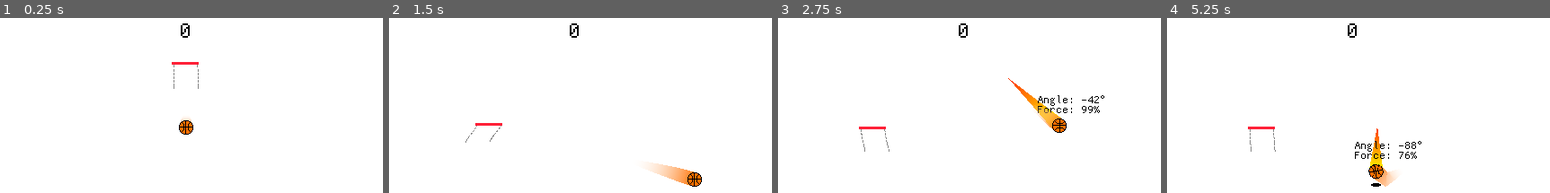
Above: before the commit, frames 1-4 (left to right).
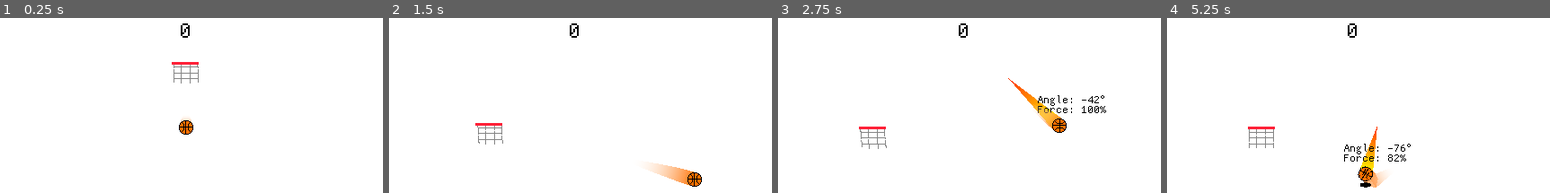
Above: after the commit, the same moments.

Repository: jol-tm/basketball
Game: Godot game, scene res://scenes/game.tscn
Same seed, same stepped clock (60 frames per second), same inputs: the game is played once before the commit and once after it.
Inputs (mouse positions are in pixels of both pictures, inside the frame that each line leads up to):
- Up to frame 1 (0.25 s): no input
- Up to frame 2 (1.5 s): move the mouse to (664, 114) at 0.52 s; press the mouse at (664, 114) at 0.53 s; move the mouse to (503, 137) at 1.27 s; release the mouse at (503, 137) at 1.28 s; click (503, 137) at 1.35 s
- Up to frame 3 (2.75 s): move the mouse to (1007, 77) at 2.02 s; press the mouse at (1007, 77) at 2.03 s
- Up to frame 4 (5.25 s): move the mouse to (1339, 168) at 2.77 s; release the mouse at (1339, 168) at 2.78 s; click (1339, 168) at 2.85 s; move the mouse to (1473, 158) at 3.52 s; press the mouse at (1473, 158) at 3.53 s; move the mouse to (1243, 93) at 4.27 s; release the mouse at (1243, 93) at 4.28 s; click (1243, 93) at 4.35 s; move the mouse to (1377, 126) at 5.02 s; press the mouse at (1377, 126) at 5.03 s

The runs differ from the first frame. In frame 1, 0.2% of the frame differs, in the area x 45-52%, y 26-41%; in frame 2, 0.2%; in frame 3, 0.3%; in frame 4, 2.1%, in the area x 21-67%, y 62-97%.

Commit message:
Add files via upload

Diff:
--- a/scenes/basket.tscn
+++ b/scenes/basket.tscn
@@ -28,10 +28,10 @@
 node_a = NodePath("../../..")
 node_b = NodePath("../Net Segment")
 bias = 0.7
-softness = 1.0
+softness = 0.5
 
 [node name="Net Segment" type="RigidBody2D" parent="Net/Left"]
-mass = 0.5
+mass = 0.1
 
 [node name="Line2D" type="Line2D" parent="Net/Left/Net Segment"]
 position = Vector2(1, 0)
@@ -49,11 +49,11 @@
 node_a = NodePath("..")
 node_b = NodePath("../../Net Segment2")
 bias = 0.7
-softness = 1.0
+softness = 0.5
 
 [node name="Net Segment2" type="RigidBody2D" parent="Net/Left"]
 position = Vector2(0, 2.5)
-mass = 0.5
+mass = 0.1
 
 [node name="Line2D" type="Line2D" parent="Net/Left/Net Segment2"]
 position = Vector2(1, 0)
@@ -71,11 +71,11 @@
 node_a = NodePath("..")
 node_b = NodePath("../../Net Segment3")
 bias = 0.7
-softness = 1.0
+softness = 0.5
 
 [node name="Net Segment3" type="RigidBody2D" parent="Net/Left"]
 position = Vector2(0, 5.5)
-mass = 0.5
+mass = 0.1
 
 [node name="Line2D" type="Line2D" parent="Net/Left/Net Segment3"]
 position = Vector2(1, 0)
@@ -93,11 +93,11 @@
 node_a = NodePath("..")
 node_b = NodePath("../../Net Segment4")
 bias = 0.7
-softness = 1.0
+softness = 0.5
 
 [node name="Net Segment4" type="RigidBody2D" parent="Net/Left"]
 position = Vector2(0, 8.5)
-mass = 0.5
+mass = 0.1
 
 [node name="Line2D" type="Line2D" parent="Net/Left/Net Segment4"]
 position = Vector2(1, 0)
@@ -115,11 +115,11 @@
 node_a = NodePath("..")
 node_b = NodePath("../../Net Segment5")
 bias = 0.7
-softness = 1.0
+softness = 0.5
 
 [node name="Net Segment5" type="RigidBody2D" parent="Net/Left"]
 position = Vector2(0, 11.5)
-mass = 0.5
+mass = 0.1
 
 [node name="Line2D" type="Line2D" parent="Net/Left/Net Segment5"]
 position = Vector2(1, 0)
@@ -137,11 +137,11 @@
 node_a = NodePath("..")
 node_b = NodePath("../../Net Segment6")
 bias = 0.7
-softness = 1.0
+softness = 0.5
 
 [node name="Net Segment6" type="RigidBody2D" parent="Net/Left"]
 position = Vector2(0, 14.5)
-mass = 0.5
+mass = 0.1
 
 [node name="Line2D" type="Line2D" parent="Net/Left/Net Segment6"]
 position = Vector2(1, 0)
@@ -159,11 +159,11 @@
 node_a = NodePath("..")
 node_b = NodePath("../../Net Segment7")
 bias = 0.7
-softness = 1.0
+softness = 0.5
 
 [node name="Net Segment7" type="RigidBody2D" parent="Net/Left"]
 position = Vector2(0, 17.5)
-mass = 0.5
+mass = 0.1
 
 [node name="Line2D" type="Line2D" parent="Net/Left/Net Segment7"]
 position = Vector2(1, 0)
@@ -184,10 +184,10 @@
 node_a = NodePath("../../..")
 node_b = NodePath("../Net Segment")
 bias = 0.7
-softness = 1.0
+softness = 0.5
 
 [node name="Net Segment" type="RigidBody2D" parent="Net/Right"]
-mass = 0.5
+mass = 0.1
 
 [node name="Line2D" type="Line2D" parent="Net/Right/Net Segment"]
 position = Vector2(1, 0)
@@ -209,7 +209,7 @@
 
 [node name="Net Segment2" type="RigidBody2D" parent="Net/Right"]
 position = Vector2(0, 2.5)
-mass = 0.5
+mass = 0.1
 
 [node name="Line2D" type="Line2D" parent="Net/Right/Net Segment2"]
 position = Vector2(1, 0)
@@ -227,11 +227,11 @@
 node_a = NodePath("..")
 node_b = NodePath("../../Net Segment3")
 bias = 0.7
-softness = 1.0
+softness = 0.5
 
 [node name="Net Segment3" type="RigidBody2D" parent="Net/Right"]
 position = Vector2(0, 5.5)
-mass = 0.5
+mass = 0.1
 
 [node name="Line2D" type="Line2D" parent="Net/Right/Net Segment3"]
 position = Vector2(1, 0)
@@ -249,11 +249,11 @@
 node_a = NodePath("..")
 node_b = NodePath("../../Net Segment4")
 bias = 0.7
-softness = 1.0
+softness = 0.5
 
 [node name="Net Segment4" type="RigidBody2D" parent="Net/Right"]
 position = Vector2(0, 8.5)
-mass = 0.5
+mass = 0.1
 
 [node name="Line2D" type="Line2D" parent="Net/Right/Net Segment4"]
 position = Vector2(1, 0)
@@ -271,11 +271,11 @@
 node_a = NodePath("..")
 node_b = NodePath("../../Net Segment5")
 bias = 0.7
-softness = 1.0
+softness = 0.5
 
 [node name="Net Segment5" type="RigidBody2D" parent="Net/Right"]
 position = Vector2(0, 11.5)
-mass = 0.5
+mass = 0.1
 
 [node name="Line2D" type="Line2D" parent="Net/Right/Net Segment5"]
 position = Vector2(1, 0)
@@ -293,11 +293,11 @@
 node_a = NodePath("..")
 node_b = NodePath("../../Net Segment6")
 bias = 0.7
-softness = 1.0
+softness = 0.5
 
 [node name="Net Segment6" type="RigidBody2D" parent="Net/Right"]
 position = Vector2(0, 14.5)
-mass = 0.5
+mass = 0.1
 
 [node name="Line2D" type="Line2D" parent="Net/Right/Net Segment6"]
 position = Vector2(1, 0)
@@ -315,11 +315,11 @@
 node_a = NodePath("..")
 node_b = NodePath("../../Net Segment7")
 bias = 0.7
-softness = 1.0
+softness = 0.5
 
 [node name="Net Segment7" type="RigidBody2D" parent="Net/Right"]
 position = Vector2(0, 17.5)
-mass = 0.5
+mass = 0.1
 
 [node name="Line2D" type="Line2D" parent="Net/Right/Net Segment7"]
 position = Vector2(1, 0)
@@ -330,6 +330,358 @@
 [node name="CollisionShape2D" type="CollisionShape2D" parent="Net/Right/Net Segment7"]
 position = Vector2(2, 1.5)
 shape = SubResource("RectangleShape2D_dmeff")
+
+[node name="Middle Horizontal" type="Node2D" parent="Net"]
+
+[node name="Net Segment" type="RigidBody2D" parent="Net/Middle Horizontal"]
+position = Vector2(5, 4)
+mass = 0.1
+
+[node name="Line2D" type="Line2D" parent="Net/Middle Horizontal/Net Segment"]
+position = Vector2(1, 0)
+points = PackedVector2Array(-4.5, 0, 23, 0)
+width = 1.0
+default_color = Color(0.529067, 0.529067, 0.529067, 1)
+
+[node name="PinJoint2D" type="PinJoint2D" parent="Net/Middle Horizontal/Net Segment"]
+position = Vector2(-3, 2.38419e-07)
+scale = Vector2(0.1, 0.1)
+node_a = NodePath("../../../Left/Net Segment2")
+node_b = NodePath("..")
+bias = 0.7
+softness = 0.5
+
+[node name="PinJoint2D2" type="PinJoint2D" parent="Net/Middle Horizontal/Net Segment"]
+position = Vector2(23.5, 0)
+scale = Vector2(0.1, 0.1)
+node_a = NodePath("../../../Right/Net Segment2")
+node_b = NodePath("..")
+bias = 0.7
+softness = 0.5
+
+[node name="Net Segment2" type="RigidBody2D" parent="Net/Middle Horizontal"]
+position = Vector2(5, 10)
+mass = 0.1
+
+[node name="Line2D" type="Line2D" parent="Net/Middle Horizontal/Net Segment2"]
+position = Vector2(1, 0)
+points = PackedVector2Array(-4.5, 0, 23, 0)
+width = 1.0
+default_color = Color(0.529067, 0.529067, 0.529067, 1)
+
+[node name="PinJoint2D" type="PinJoint2D" parent="Net/Middle Horizontal/Net Segment2"]
+position = Vector2(-3, 2.38419e-07)
+scale = Vector2(0.1, 0.1)
+node_a = NodePath("../../../Left/Net Segment4")
+node_b = NodePath("..")
+bias = 0.7
+softness = 0.5
+
+[node name="PinJoint2D2" type="PinJoint2D" parent="Net/Middle Horizontal/Net Segment2"]
+position = Vector2(23.5, 0)
+scale = Vector2(0.1, 0.1)
+node_a = NodePath("..")
+node_b = NodePath("../../../Right/Net Segment4")
+bias = 0.7
+softness = 0.5
+
+[node name="Net Segment3" type="RigidBody2D" parent="Net/Middle Horizontal"]
+position = Vector2(5, 16)
+mass = 0.1
+
+[node name="Line2D" type="Line2D" parent="Net/Middle Horizontal/Net Segment3"]
+position = Vector2(1, 0)
+points = PackedVector2Array(-4.5, 0, 23, 0)
+width = 1.0
+default_color = Color(0.529067, 0.529067, 0.529067, 1)
+
+[node name="PinJoint2D" type="PinJoint2D" parent="Net/Middle Horizontal/Net Segment3"]
+position = Vector2(-3, 2.38419e-07)
+scale = Vector2(0.1, 0.1)
+node_a = NodePath("../../../Left/Net Segment6")
+node_b = NodePath("..")
+bias = 0.7
+softness = 0.5
+
+[node name="PinJoint2D2" type="PinJoint2D" parent="Net/Middle Horizontal/Net Segment3"]
+position = Vector2(23.5, 0)
+scale = Vector2(0.1, 0.1)
+node_a = NodePath("../../../Right/Net Segment6")
+node_b = NodePath("..")
+bias = 0.7
+softness = 0.5
+
+[node name="Vertical Middle Left" type="Node2D" parent="Net"]
+position = Vector2(8, 0)
+
+[node name="PinJoint2D" type="PinJoint2D" parent="Net/Vertical Middle Left"]
+position = Vector2(2, 0)
+scale = Vector2(0.1, 0.1)
+node_a = NodePath("../../..")
+node_b = NodePath("../Net Segment4")
+bias = 0.7
+softness = 7.0
+
+[node name="PinJoint2D2" type="PinJoint2D" parent="Net/Vertical Middle Left"]
+position = Vector2(2, 10)
+scale = Vector2(0.1, 0.1)
+node_a = NodePath("../Net Segment10")
+node_b = NodePath("../../Middle Horizontal/Net Segment3")
+bias = 0.7
+softness = 7.0
+
+[node name="Net Segment4" type="RigidBody2D" parent="Net/Vertical Middle Left"]
+mass = 0.1
+
+[node name="Line2D" type="Line2D" parent="Net/Vertical Middle Left/Net Segment4"]
+position = Vector2(1, 0)
+points = PackedVector2Array(1, 0, 1, 3)
+width = 1.0
+default_color = Color(0.529067, 0.529067, 0.529067, 1)
+
+[node name="PinJoint2D" type="PinJoint2D" parent="Net/Vertical Middle Left/Net Segment4"]
+position = Vector2(2, 3)
+scale = Vector2(0.11, 0.11)
+node_a = NodePath("..")
+node_b = NodePath("../../Net Segment5")
+bias = 0.7
+softness = 7.0
+
+[node name="Net Segment5" type="RigidBody2D" parent="Net/Vertical Middle Left"]
+position = Vector2(0, 2.5)
+mass = 0.1
+
+[node name="Line2D" type="Line2D" parent="Net/Vertical Middle Left/Net Segment5"]
+position = Vector2(1, 0)
+points = PackedVector2Array(1, 0, 1, 3)
+width = 1.0
+default_color = Color(0.529067, 0.529067, 0.529067, 1)
+
+[node name="PinJoint2D" type="PinJoint2D" parent="Net/Vertical Middle Left/Net Segment5"]
+position = Vector2(2, 3)
+scale = Vector2(0.1, 0.1)
+node_a = NodePath("..")
+node_b = NodePath("../../Net Segment6")
+bias = 0.7
+softness = 7.0
+
+[node name="Net Segment6" type="RigidBody2D" parent="Net/Vertical Middle Left"]
+position = Vector2(0, 5.5)
+mass = 0.1
+
+[node name="Line2D" type="Line2D" parent="Net/Vertical Middle Left/Net Segment6"]
+position = Vector2(1, 0)
+points = PackedVector2Array(1, 0, 1, 3)
+width = 1.0
+default_color = Color(0.529067, 0.529067, 0.529067, 1)
+
+[node name="PinJoint2D" type="PinJoint2D" parent="Net/Vertical Middle Left/Net Segment6"]
+position = Vector2(2, 3)
+scale = Vector2(0.1, 0.1)
+node_a = NodePath("..")
+node_b = NodePath("../../Net Segment7")
+bias = 0.7
+softness = 7.0
+
+[node name="Net Segment7" type="RigidBody2D" parent="Net/Vertical Middle Left"]
+position = Vector2(0, 8.5)
+mass = 0.1
+
+[node name="Line2D" type="Line2D" parent="Net/Vertical Middle Left/Net Segment7"]
+position = Vector2(1, 0)
+points = PackedVector2Array(1, 0, 1, 3)
+width = 1.0
+default_color = Color(0.529067, 0.529067, 0.529067, 1)
+
+[node name="PinJoint2D" type="PinJoint2D" parent="Net/Vertical Middle Left/Net Segment7"]
+position = Vector2(2, 3)
+scale = Vector2(0.1, 0.1)
+node_a = NodePath("..")
+node_b = NodePath("../../Net Segment8")
+bias = 0.7
+softness = 7.0
+
+[node name="Net Segment8" type="RigidBody2D" parent="Net/Vertical Middle Left"]
+position = Vector2(0, 11.5)
+mass = 0.1
+
+[node name="Line2D" type="Line2D" parent="Net/Vertical Middle Left/Net Segment8"]
+position = Vector2(1, 0)
+points = PackedVector2Array(1, 0, 1, 3)
+width = 1.0
+default_color = Color(0.529067, 0.529067, 0.529067, 1)
+
+[node name="PinJoint2D" type="PinJoint2D" parent="Net/Vertical Middle Left/Net Segment8"]
+position = Vector2(2, 3)
+scale = Vector2(0.1, 0.1)
+node_a = NodePath("..")
+node_b = NodePath("../../Net Segment9")
+bias = 0.7
+softness = 7.0
+
+[node name="Net Segment9" type="RigidBody2D" parent="Net/Vertical Middle Left"]
+position = Vector2(0, 14.5)
+mass = 0.1
+
+[node name="Line2D" type="Line2D" parent="Net/Vertical Middle Left/Net Segment9"]
+position = Vector2(1, 0)
+points = PackedVector2Array(1, 0, 1, 3)
+width = 1.0
+default_color = Color(0.529067, 0.529067, 0.529067, 1)
+
+[node name="PinJoint2D" type="PinJoint2D" parent="Net/Vertical Middle Left/Net Segment9"]
+position = Vector2(2, 3)
+scale = Vector2(0.1, 0.1)
+node_a = NodePath("..")
+node_b = NodePath("../../Net Segment10")
+bias = 0.7
+softness = 7.0
+
+[node name="Net Segment10" type="RigidBody2D" parent="Net/Vertical Middle Left"]
+position = Vector2(0, 17.5)
+mass = 0.1
+
+[node name="Line2D" type="Line2D" parent="Net/Vertical Middle Left/Net Segment10"]
+position = Vector2(1, 0)
+points = PackedVector2Array(1, 0, 1, 3)
+width = 1.0
+default_color = Color(0.529067, 0.529067, 0.529067, 1)
+
+[node name="Vertical Middle Right" type="Node2D" parent="Net"]
+position = Vector2(18, 0)
+
+[node name="PinJoint2D" type="PinJoint2D" parent="Net/Vertical Middle Right"]
+position = Vector2(2, 0)
+scale = Vector2(0.1, 0.1)
+node_a = NodePath("../../..")
+node_b = NodePath("../Net Segment4")
+bias = 0.7
+softness = 7.0
+
+[node name="PinJoint2D2" type="PinJoint2D" parent="Net/Vertical Middle Right"]
+position = Vector2(2, 10)
+scale = Vector2(0.1, 0.1)
+node_a = NodePath("../Net Segment10")
+node_b = NodePath("../../Middle Horizontal/Net Segment3")
+bias = 0.7
+softness = 7.0
+
+[node name="Net Segment4" type="RigidBody2D" parent="Net/Vertical Middle Right"]
+mass = 0.1
+
+[node name="Line2D" type="Line2D" parent="Net/Vertical Middle Right/Net Segment4"]
+position = Vector2(1, 0)
+points = PackedVector2Array(1, 0, 1, 3)
+width = 1.0
+default_color = Color(0.529067, 0.529067, 0.529067, 1)
+
+[node name="PinJoint2D" type="PinJoint2D" parent="Net/Vertical Middle Right/Net Segment4"]
+position = Vector2(2, 3)
+scale = Vector2(0.11, 0.11)
+node_a = NodePath("..")
+node_b = NodePath("../../Net Segment5")
+bias = 0.7
+softness = 7.0
+
+[node name="Net Segment5" type="RigidBody2D" parent="Net/Vertical Middle Right"]
+position = Vector2(0, 2.5)
+mass = 0.1
+
+[node name="Line2D" type="Line2D" parent="Net/Vertical Middle Right/Net Segment5"]
+position = Vector2(1, 0)
+points = PackedVector2Array(1, 0, 1, 3)
+width = 1.0
+default_color = Color(0.529067, 0.529067, 0.529067, 1)
+
+[node name="PinJoint2D" type="PinJoint2D" parent="Net/Vertical Middle Right/Net Segment5"]
+position = Vector2(2, 3)
+scale = Vector2(0.1, 0.1)
+node_a = NodePath("..")
+node_b = NodePath("../../Net Segment6")
+bias = 0.7
+softness = 7.0
+
+[node name="Net Segment6" type="RigidBody2D" parent="Net/Vertical Middle Right"]
+position = Vector2(0, 5.5)
+mass = 0.1
+
+[node name="Line2D" type="Line2D" parent="Net/Vertical Middle Right/Net Segment6"]
+position = Vector2(1, 0)
+points = PackedVector2Array(1, 0, 1, 3)
+width = 1.0
+default_color = Color(0.529067, 0.529067, 0.529067, 1)
+
+[node name="PinJoint2D" type="PinJoint2D" parent="Net/Vertical Middle Right/Net Segment6"]
+position = Vector2(2, 3)
+scale = Vector2(0.1, 0.1)
+node_a = NodePath("..")
+node_b = NodePath("../../Net Segment7")
+bias = 0.7
+softness = 7.0
+
+[node name="Net Segment7" type="RigidBody2D" parent="Net/Vertical Middle Right"]
+position = Vector2(0, 8.5)
+mass = 0.1
+
+[node name="Line2D" type="Line2D" parent="Net/Vertical Middle Right/Net Segment7"]
+position = Vector2(1, 0)
+points = PackedVector2Array(1, 0, 1, 3)
+width = 1.0
+default_color = Color(0.529067, 0.529067, 0.529067, 1)
+
+[node name="PinJoint2D" type="PinJoint2D" parent="Net/Vertical Middle Right/Net Segment7"]
+position = Vector2(2, 3)
+scale = Vector2(0.1, 0.1)
+node_a = NodePath("..")
+node_b = NodePath("../../Net Segment8")
+bias = 0.7
+softness = 7.0
+
+[node name="Net Segment8" type="RigidBody2D" parent="Net/Vertical Middle Right"]
+position = Vector2(0, 11.5)
+mass = 0.1
+
+[node name="Line2D" type="Line2D" parent="Net/Vertical Middle Right/Net Segment8"]
+position = Vector2(1, 0)
+points = PackedVector2Array(1, 0, 1, 3)
+width = 1.0
+default_color = Color(0.529067, 0.529067, 0.529067, 1)
+
+[node name="PinJoint2D" type="PinJoint2D" parent="Net/Vertical Middle Right/Net Segment8"]
+position = Vector2(2, 3)
+scale = Vector2(0.1, 0.1)
+node_a = NodePath("..")
+node_b = NodePath("../../Net Segment9")
+bias = 0.7
+softness = 7.0
+
+[node name="Net Segment9" type="RigidBody2D" parent="Net/Vertical Middle Right"]
+position = Vector2(0, 14.5)
+mass = 0.1
+
+[node name="Line2D" type="Line2D" parent="Net/Vertical Middle Right/Net Segment9"]
+position = Vector2(1, 0)
+points = PackedVector2Array(1, 0, 1, 3)
+width = 1.0
+default_color = Color(0.529067, 0.529067, 0.529067, 1)
+
+[node name="PinJoint2D" type="PinJoint2D" parent="Net/Vertical Middle Right/Net Segment9"]
+position = Vector2(2, 3)
+scale = Vector2(0.1, 0.1)
+node_a = NodePath("..")
+node_b = NodePath("../../Net Segment10")
+bias = 0.7
+softness = 7.0
+
+[node name="Net Segment10" type="RigidBody2D" parent="Net/Vertical Middle Right"]
+position = Vector2(0, 17.5)
+mass = 0.1
+
+[node name="Line2D" type="Line2D" parent="Net/Vertical Middle Right/Net Segment10"]
+position = Vector2(1, 0)
+points = PackedVector2Array(1, 0, 1, 3)
+width = 1.0
+default_color = Color(0.529067, 0.529067, 0.529067, 1)
 
 [node name="Line2D" type="Line2D" parent="."]
 position = Vector2(-15, 0)
--- a/scripts/basket.gd
+++ b/scripts/basket.gd
@@ -18,7 +18,7 @@
 	var tween : Tween = create_tween().set_trans(Tween.TRANS_CUBIC)
 	force /= 100
 
-	for i in range(force):
+	for i : int in range(force):
 		tween.tween_property(self, "rotation_degrees", 5, 0.05)
 		tween.tween_property(self, "rotation_degrees", -5, 0.05)
 	tween.tween_property(self, "rotation_degrees", 0, 0.05)
--- a/scripts/basketball.gd
+++ b/scripts/basketball.gd
@@ -68,6 +68,6 @@
 func _on_area_2d_body_entered(body: Node2D) -> void:
 	if body.name == "Basket":
 		body.call("shake", int(linear_velocity.length()))
-	var vol = clamp(linear_velocity.length() - 120, -80, 0)
+	var vol : int = clamp(linear_velocity.length() - 120, -80, 0)
 	$CollisionSfx.volume_db = vol
 	$CollisionSfx.play()
